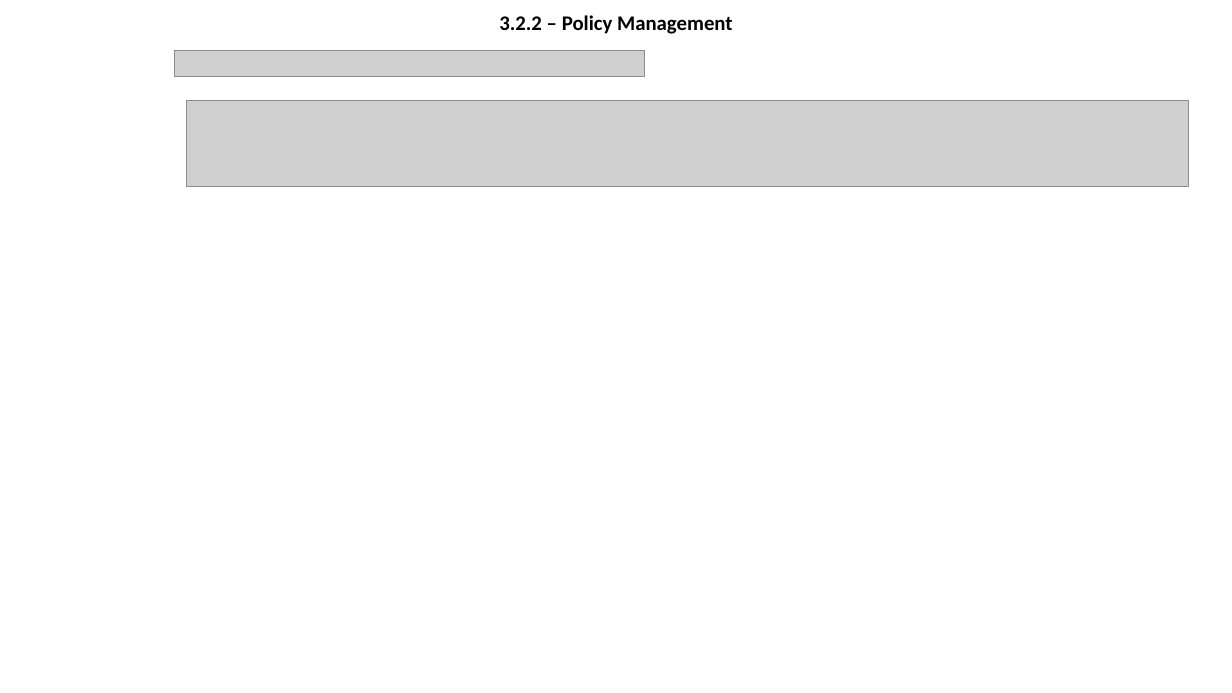
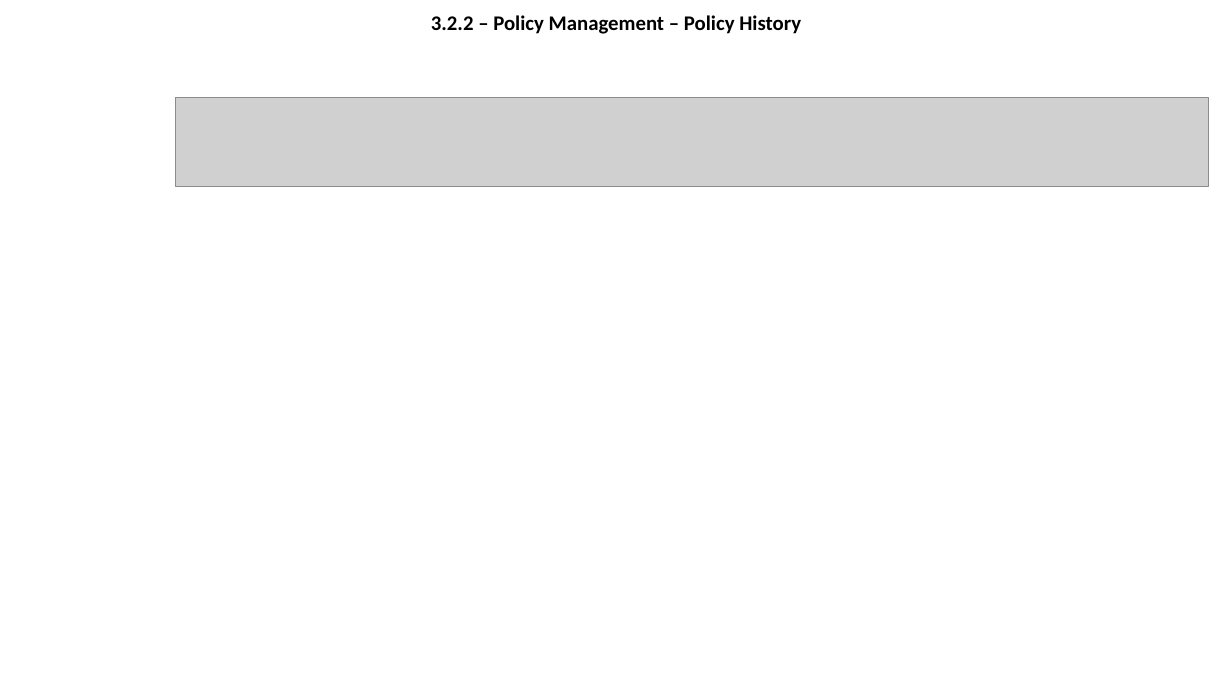
Before and after one commit to olegtaranenko/icap-management-ui-1, a slide deck: slide 8 of design/wireframe.pptx (slide 5 before the commit). Drawn at 1232x693 pixels with LibreOffice and Linux fonts; fonts in the diff are those of the drawing; grey boxes stand for pictures; background and template pictures are left out. Boxes give left, top, right and bottom in pixels: in the first picture for what was removed or moved away, otherwise in the second. Text is boxed around its words. In the diff, an @@ line names an element or a change of style, - is before the commit and + after.

```diff
--- a/design/wireframe.pptx
+++ b/design/wireframe.pptx
@@ title at box(431, 15, 801, 34): text changed @@
-3.2.2 – Policy Management
+3.2.2 – Policy Management – Policy History
@@ picture removed at box(175, 50, 645, 77) @@
@@ picture: place and size @@
-picture at box(187, 101, 1189, 187)
+picture at box(176, 98, 1209, 187)
```
Also in this commit, not shown: 13 other slides changed, 7 slides added, 1 slide removed.
